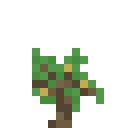
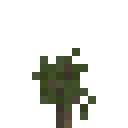
Comparing the layer stacks of the two 128×128 images. Changes:
added group "mango" with 3 layers above "kiwi" over (32, 48, 96, 128)
added layer "Layer 138" in group "mango" over (32, 48, 96, 128)
hid group "grapefruit" (3 layers) over (32, 48, 104, 128)
